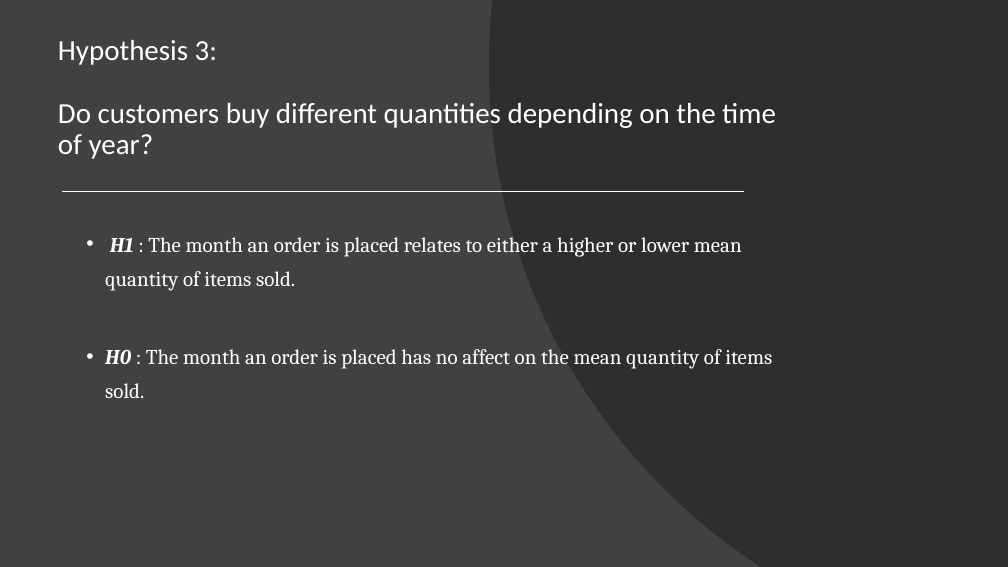
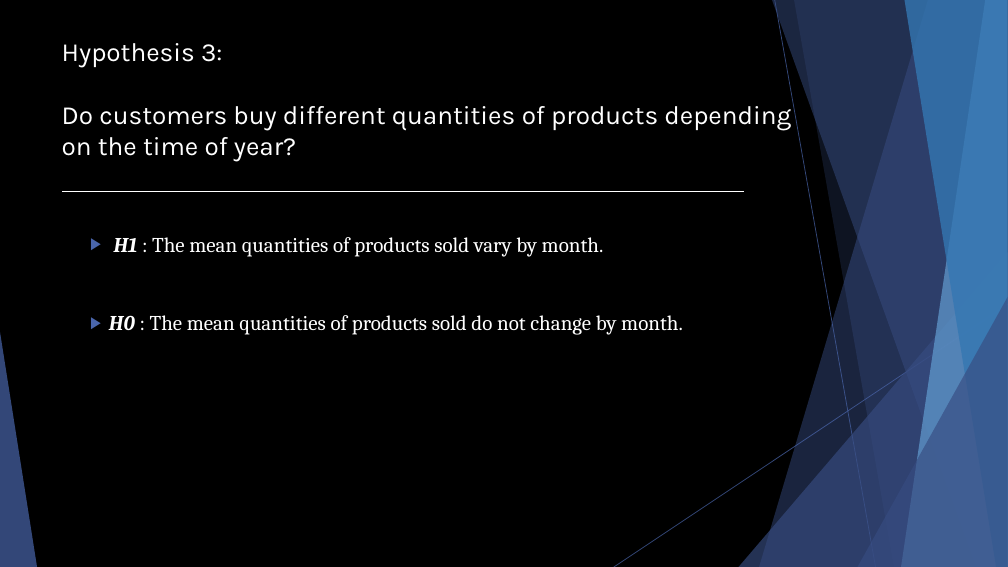
Before and after one commit to jirvingphd/dsc-2-final-project-online-ds-ft-021119, a slide deck: slide 8 of Northwind Sales Analysis + Recommendations.pptx. Drawn at 1008x567 pixels with LibreOffice and Linux fonts; fonts in the diff are those of the drawing. Boxes give left, top, right and bottom in pixels: in the first picture for what was removed or moved away, otherwise in the second. Text is boxed around its words. In the diff, an @@ line names an element or a change of style, - is before the commit and + after.

```diff
--- a/Northwind Sales Analysis + Recommendations.pptx
+++ b/Northwind Sales Analysis + Recommendations.pptx
@@ background #414141 to #000000 @@
@@ freeform shape removed at (489, 0, 1008, 567) @@
@@ title at (62, 43, 222, 67): size 27.6 to 24.8 pt, font Calibri to Karla in "Hypothesis 3:"; line spacing 0.9 to 1 @@
@@ title at (62, 106, 791, 161): text changed; size 27.6 to 24.8 pt; font Calibri to Karla @@
-Do customers buy different quantities depending on the time of year?
+Do customers buy different quantities of products depending on the time of year?
@@ text at (109, 237, 683, 335): text changed @@
-  • H1 : The month an order is placed relates to either a higher or lower mean quantity of items sold.
-  • H0 : The month an order is placed has no affect on the mean quantity of items sold.
+  ▶ H1 : The mean quantities of products sold vary by month.
+  ▶ H0 : The mean quantities of products sold do not change by month.
@@ group added at (0, 0, 1008, 567): 5 freeform shapes, 3 triangles, 2 lines @@
```
Also in this commit, not shown: 6 other slides changed, 5 slides added, 6 slides removed, 54 other files.
